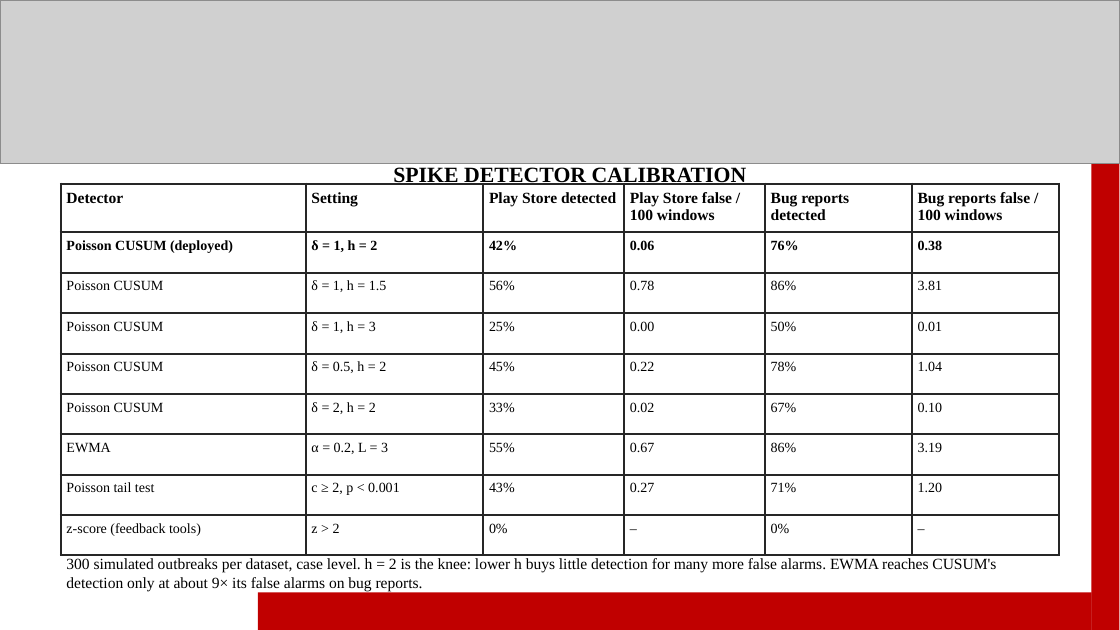
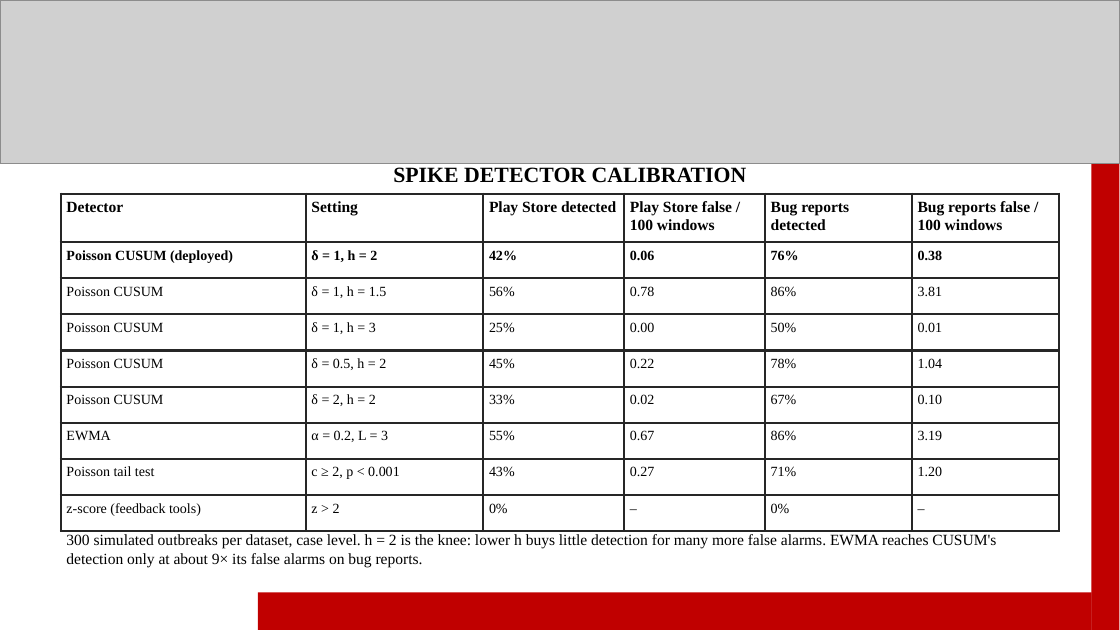
Before and after one commit to sanyyyyoo/InsightDesk, a slide deck: slide 15 of reports/ppt/InsightDesk_final.pptx (slide 13 before the commit). Drawn at 1120x630 pixels with LibreOffice and Linux fonts; fonts in the diff are those of the drawing; grey boxes stand for pictures. Boxes give left, top, right and bottom in pixels: in the first picture for what was removed or moved away, otherwise in the second. Text is boxed around its words. In the diff, an @@ line names an element or a change of style, - is before the commit and + after.

```diff
--- a/reports/ppt/InsightDesk_final.pptx
+++ b/reports/ppt/InsightDesk_final.pptx
@@ table: place and size @@
-table at (60, 184, 1060, 541)
+table at (60, 194, 1060, 551)
@@ text "300 simulated outbreaks per dataset, ...": place and size @@
-text "300 simulated outbreaks per dataset, ..." at (66, 558, 996, 592)
+text "300 simulated outbreaks per dataset, ..." at (66, 534, 996, 567)
```
Also in this commit, not shown: 11 other slides changed, 4 other files.
